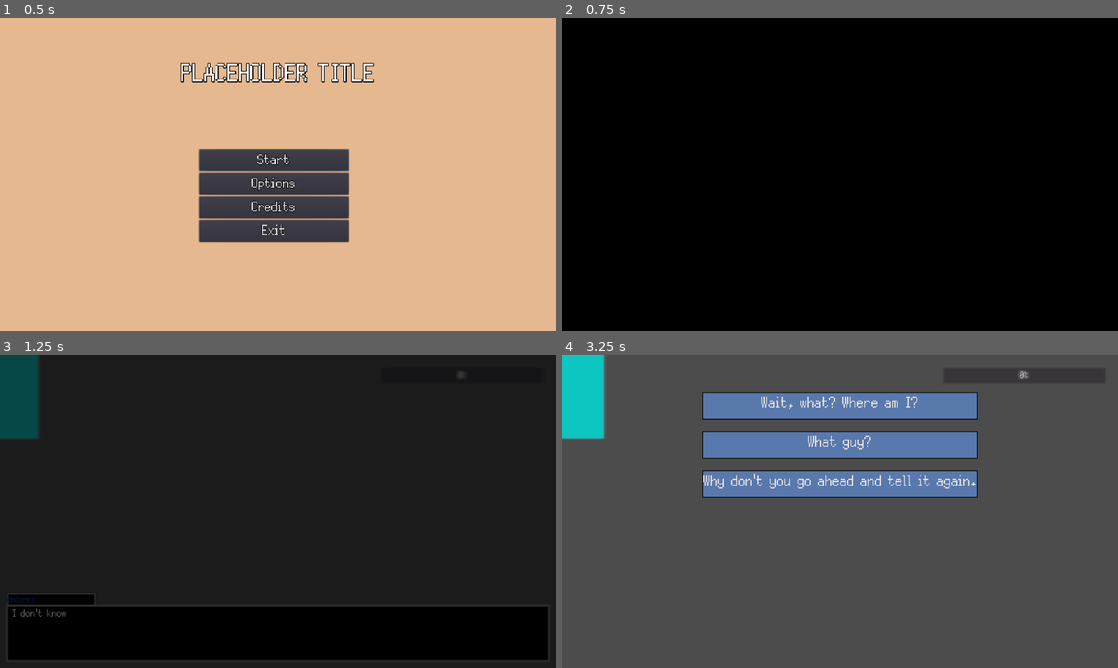
Above: before the commit, frames 1-4 (two rows, left to right).
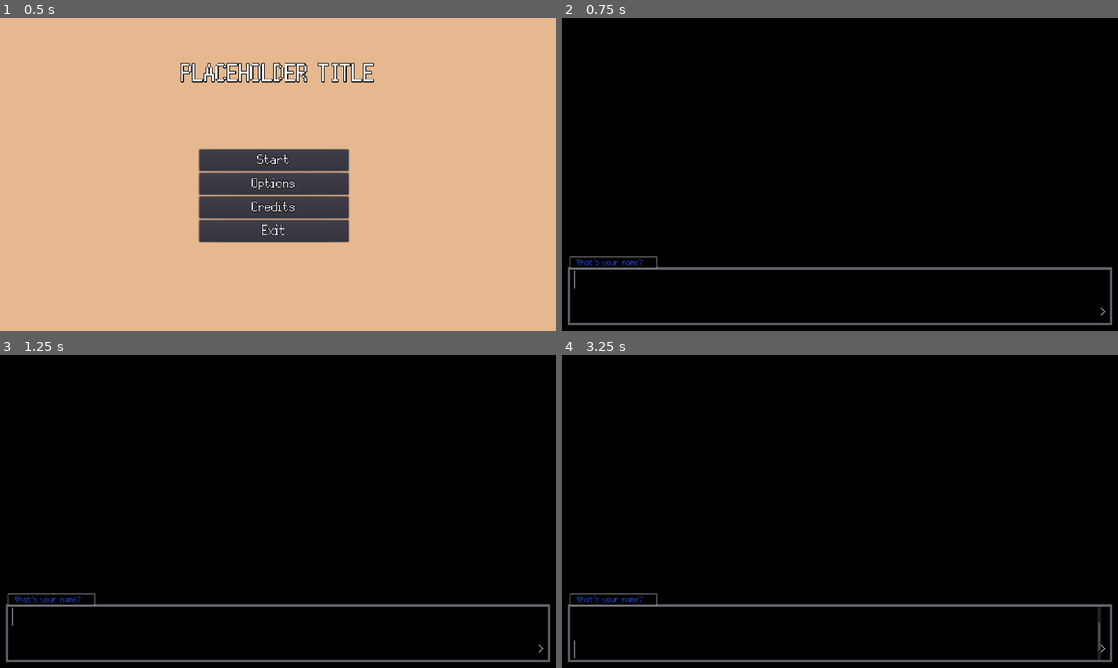
Above: after the commit, the same moments.

Repository: Bmoel/GMTK-2023
Game: Godot game, scene res://Scenes/MainMenu/main_menu.tscn
Two runs of this game, one before a commit and one after it. Both use one fixed random seed, a clock stepped at 60 frames per second and the inputs below.
Inputs (mouse positions are in pixels of both pictures, inside the frame that each line leads up to):
- Up to frame 1 (0.5 s): no input
- Up to frame 2 (0.75 s): click "Start" at 0.5 s
- Up to frame 3 (1.25 s): no input
- Up to frame 4 (3.25 s): tap Enter (Enter) at 1.25, 2.1 s; move the mouse to (962, 495) at 1.27 s; hold Up (ui_up) 1.28-2.03 s; hold Enter (Enter) 1.28-2.03 s; move the mouse to (728, 527) at 2.02 s; hold Down (ui_down) 2.03-2.75 s; click (840, 483) at 2.75 s, where only the run before the commit has a clickable "Why don't you go ahead and te…"

Frame 1 is identical in both runs. In frame 2, 2.1% of the frame differs, in the area x 1-99%, y 76-99%; in frame 3, 82%; in frame 4, 99%, in the area x 0-100%, y 0-100%.

Commit message:
beginning scene

Diff:
--- a/game/Loader/Global.gd
+++ b/game/Loader/Global.gd
@@ -4,6 +4,8 @@
 var masterVol:int = 0
 var musicVol:int = 0
 var sfxVol:int = 0
+
+var player_name = ""
 
 const COLORS:Dictionary = {
 	"blue": "#2245d4",
@@ -15,8 +17,14 @@
 	"black": "#000000"
 }
 
-func getColorCode(color:String):
+func getColorCode(color:String) -> String:
 	var code = COLORS.get(color.to_lower())
 	if code == null:
 		return COLORS.get("white")
 	return code
+
+func setPlayerName(value: String) -> void:
+	player_name = value.strip_edges()
+
+func getPlayerName() -> String:
+	return player_name
--- a/game/Scenes/Executive/Executive.gd
+++ b/game/Scenes/Executive/Executive.gd
@@ -1,21 +1,23 @@
 extends Control
 
 onready var _buttons = $ButtonLayer/DecisionButtons
+onready var decisionButtons = $ButtonLayer/DecisionButtons
 
 var _characters = []
 var _currentCharID:int
 var _pendingDialogueKey:String
-onready var decisionButtons = $ButtonLayer/DecisionButtons
+var _opening_scene = preload("res://Scenes/openingScene/openingScene.tscn")
+
 onready var blink = $Blink/AnimationPlayer
 onready var canvasVis = $Blink
+
 
 # Called when the node enters the scene tree for the first time.
 func _ready():
 	# warning-ignore:return_value_discarded
 	decisionButtons.connect("recenter_buttons", self, "_recenter_buttons")
 	initializeCharacters()
-	playBlink()
-	playGame()
+	openSequence()
 
 """
 /*
@@ -48,7 +50,7 @@
 */
 """
 func playGame():
-	openSequence()
+	playBlink()
 	_currentCharID = 0
 	for id in range(0, len(_characters)):
 		slideCharacter("left", id)
@@ -63,7 +65,11 @@
 */
 """
 func openSequence():
-	pass
+	_buttons.hide()
+	var op_scene:Popup = _opening_scene.instance()
+	$ButtonLayer.add_child(op_scene)
+	op_scene.connect("openingDone", self, "playGame")
+	op_scene.popup_centered()
 
 """
 /*
--- a/game/Scenes/Executive/Executive.tscn
+++ b/game/Scenes/Executive/Executive.tscn
@@ -1,10 +1,11 @@
-[gd_scene load_steps=22 format=2]
+[gd_scene load_steps=23 format=2]
 
 [ext_resource path="res://Scenes/Executive/Executive.gd" type="Script" id=1]
 [ext_resource path="res://Scenes/Executive/DecisionButtons.gd" type="Script" id=2]
 [ext_resource path="res://Assets/Font/Silver.ttf" type="DynamicFontData" id=3]
 [ext_resource path="res://Scenes/textBox/textBox.tscn" type="PackedScene" id=4]
 [ext_resource path="res://Assets/ButtonStyle.tres" type="DynamicFont" id=5]
+[ext_resource path="res://Assets/Background.png" type="Texture" id=6]
 
 [sub_resource type="Environment" id=13]
 background_mode = 4
@@ -223,6 +224,10 @@
 
 [node name="ButtonLayer" type="CanvasLayer" parent="."]
 
+[node name="background" type="Sprite" parent="ButtonLayer"]
+position = Vector2( 960, 544 )
+texture = ExtResource( 6 )
+
 [node name="DecisionButtons" type="VBoxContainer" parent="ButtonLayer"]
 anchor_left = 0.5
 anchor_right = 0.5
--- a/game/Scenes/MainMenu/main_menu.gd
+++ b/game/Scenes/MainMenu/main_menu.gd
@@ -19,6 +19,7 @@
 
 func _on_Start_pressed():
 	bg_music.stop()
+	# warning-ignore:return_value_discarded
 	get_tree().change_scene("res://Scenes/Executive/Executive.tscn")
 
 func _on_Options_pressed():
--- /dev/null
+++ b/game/Scenes/openingScene/openingScene.gd
@@ -0,0 +1,35 @@
+extends Popup
+
+signal openingDone()
+
+onready var textbox = $textBox
+onready var typebox = $typeBox
+onready var colorRect = $ColorRect
+
+var dialogue_text:Array = ["...","...","...","...","??????????"]
+var dialogue_inc = 0
+
+func _ready():
+	typebox.show()
+	GlobalSignals.connect("typebox_submit", self, "_start_dialogue")
+	typebox.set_topBox("What's your name?", "blue")
+
+
+func _start_dialogue(nameGiven:String):
+	Global.setPlayerName(nameGiven)
+	typebox.queue_free()
+	textbox.show()
+	GlobalSignals.connect("textbox_shift", self, "_textbox_shift")
+	GlobalSignals.connect("textbox_empty", self, "_textbox_empty")
+	textbox.queue_text(dialogue_text[dialogue_inc])
+
+func _textbox_shift(value):
+	if (not value) and (dialogue_inc < 4):
+		dialogue_inc += 1
+		textbox.queue_text(dialogue_text[dialogue_inc])
+	$ColorRect.modulate.a8 -= 5
+
+func _textbox_empty():
+	textbox.queue_free()
+	emit_signal("openingDone")
+	queue_free()
--- /dev/null
+++ b/game/Scenes/openingScene/openingScene.tscn
@@ -0,0 +1,22 @@
+[gd_scene load_steps=4 format=2]
+
+[ext_resource path="res://Scenes/textBox/textBox.tscn" type="PackedScene" id=1]
+[ext_resource path="res://Scenes/openingScene/openingScene.gd" type="Script" id=2]
+[ext_resource path="res://Scenes/typeBox/typeBox.tscn" type="PackedScene" id=3]
+
+[node name="opening" type="Popup"]
+margin_right = 1920.0
+margin_bottom = 1080.0
+popup_exclusive = true
+script = ExtResource( 2 )
+
+[node name="ColorRect" type="ColorRect" parent="."]
+anchor_right = 1.0
+anchor_bottom = 1.0
+color = Color( 0, 0, 0, 1 )
+
+[node name="textBox" parent="." instance=ExtResource( 1 )]
+visible = false
+
+[node name="typeBox" parent="." instance=ExtResource( 3 )]
+visible = false
--- a/game/Scenes/textBox/textBox.gd
+++ b/game/Scenes/textBox/textBox.gd
@@ -163,7 +163,6 @@
 	#show both the scene and text container
 	show()
 	textbox_container.show()
-	$TopBox.show()
 
 """
 /*
--- a/game/Scenes/textBox/textBox.tscn
+++ b/game/Scenes/textBox/textBox.tscn
@@ -107,6 +107,7 @@
 [node name="Label" type="RichTextLabel" parent="TopBox"]
 anchor_right = 1.0
 anchor_bottom = 1.0
+margin_left = 12.0
 custom_fonts/normal_font = SubResource( 9 )
 bbcode_enabled = true
 scroll_active = false
--- a/game/Scenes/typeBox/typeBox.tscn
+++ b/game/Scenes/typeBox/typeBox.tscn
@@ -110,6 +110,7 @@
 [node name="Label" type="RichTextLabel" parent="TopBox"]
 anchor_right = 1.0
 anchor_bottom = 1.0
+margin_left = 12.0
 custom_fonts/normal_font = SubResource( 9 )
 bbcode_enabled = true
 scroll_active = false
